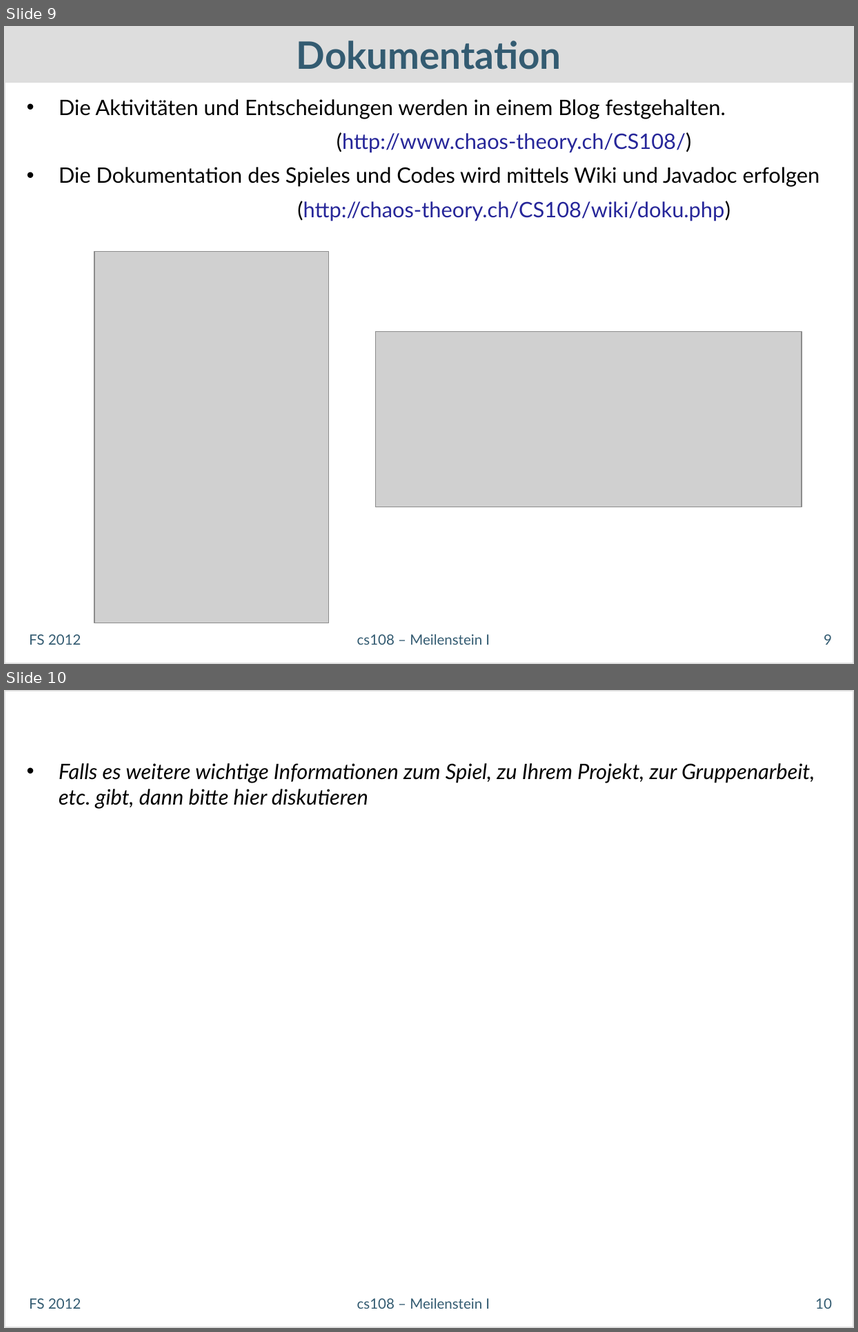
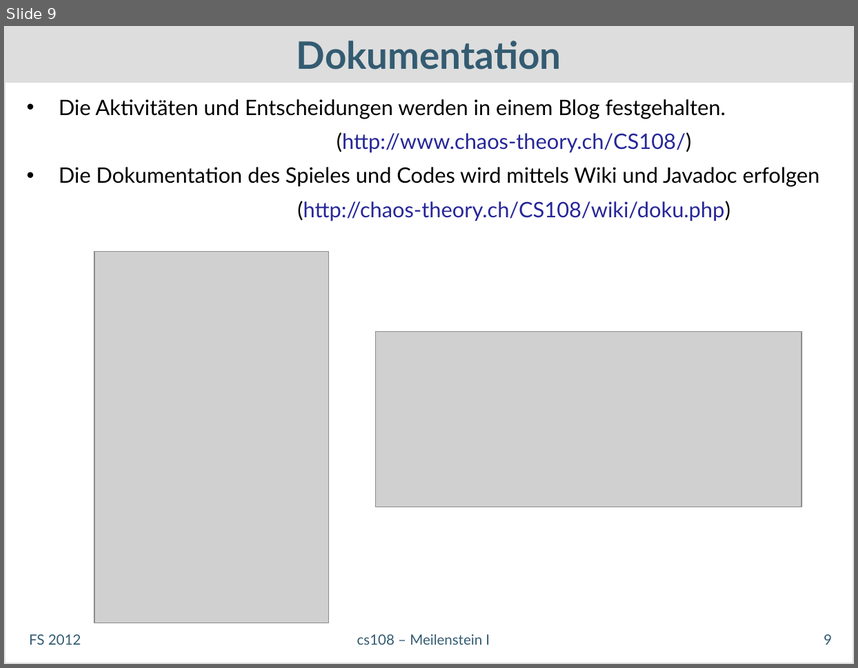
Before and after one commit to dihydrogenmonoxide/CS108, a slide deck: presentations/meilenstein1_v1.pptx. Shown one above the other, each under a label of ours: slides 9 and 10 before the commit, slide 9 after it. The pictures are 858x1332 and 858x668 pixels, drawn with LibreOffice and Linux fonts; fonts in the diff are those of the drawing; grey boxes stand for pictures. Boxes give left, top, right and bottom in pixels: in the first picture for what was removed or moved away, otherwise in the second. Text is boxed around its words. In the diff, an @@ line names an element or a change of style, - is before the commit and + after.

```diff
--- a/presentations/meilenstein1_v1.pptx
+++ b/presentations/meilenstein1_v1.pptx
@@ slide 10 removed at (4,690,854,1328), background #FFFFFF; not listed: 1 template element that a slide beside it also shows @@
@@ text removed at (59,763,815,809) @@
-• Falls es weitere wichtige Informationen zum Spiel, zu Ihrem Projekt, zur Gruppenarbeit, etc. gibt, dann bitte hier diskutieren
@@ text removed at (29,1298,81,1308) @@
-FS 2012
@@ text removed at (357,1298,490,1308) @@
-cs108 – Meilenstein I
@@ page number removed at (815,1298,832,1308) @@
-10
```
Also in this commit, not shown: 3 slides changed.
